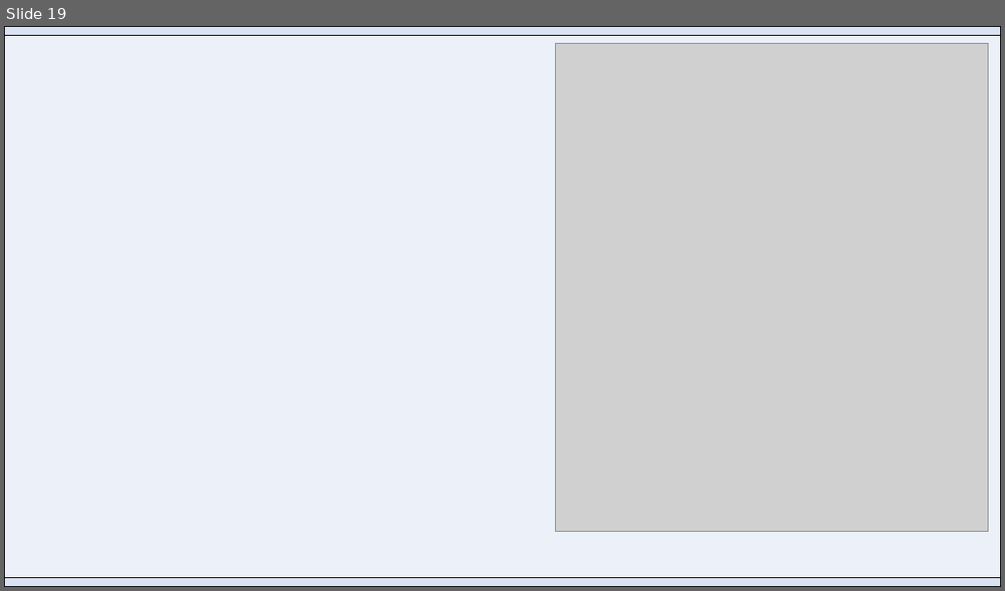
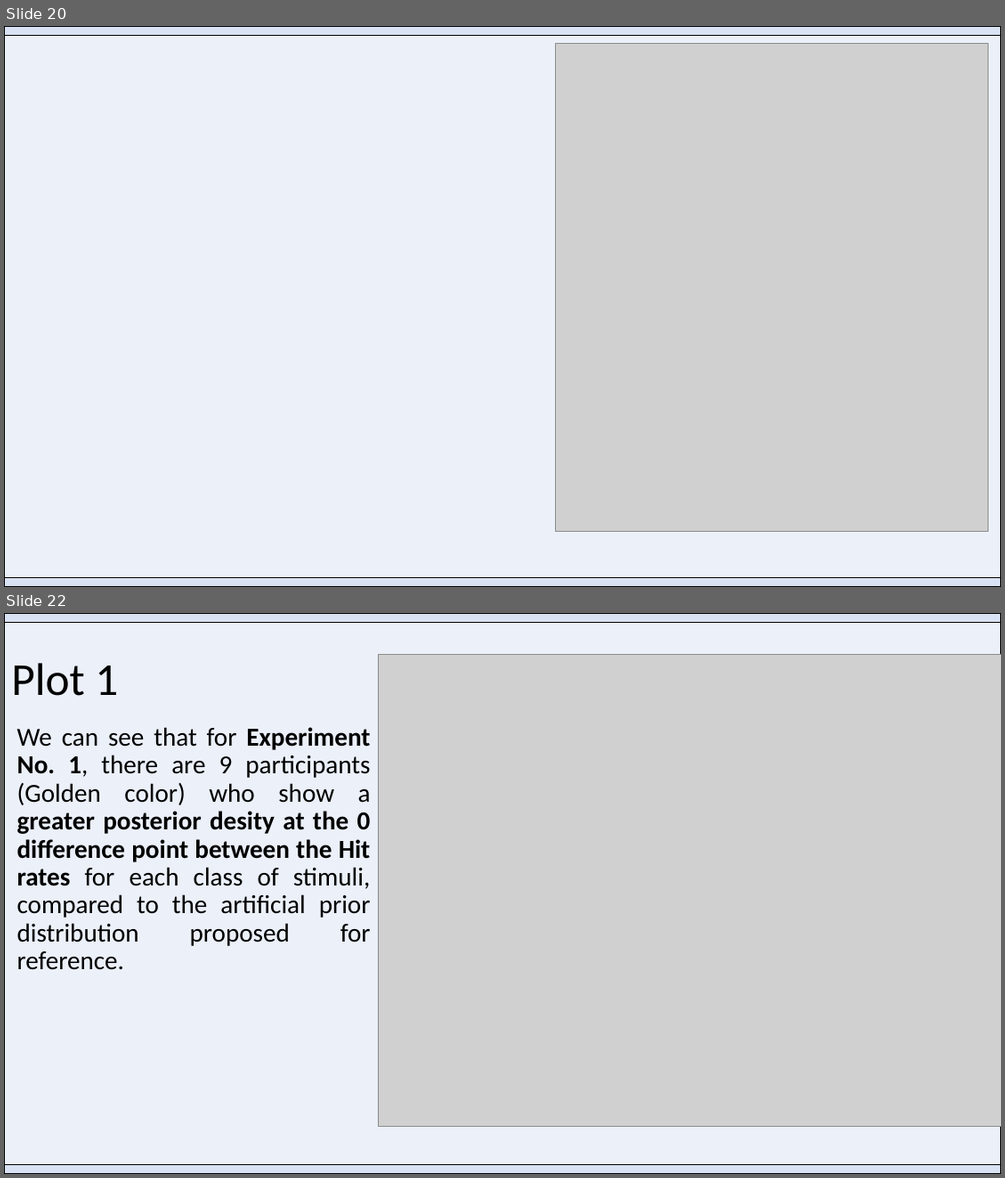
Before and after one commit to Adrifelcha/afchavez-019, a slide deck: MichaelLee/SDT Mirror Effect/Paper 1/BayesianSDTmodeling_Overview.pptx. Shown one above the other, each under a label of ours: slide 19 before the commit, slides 20 and 22 after it; the slides between them are not shown. The pictures are 1005x591 and 1005x1178 pixels, drawn with LibreOffice and Linux fonts; fonts in the diff are those of the drawing; grey boxes stand for pictures. Boxes give left, top, right and bottom in pixels: in the first picture for what was removed or moved away, otherwise in the second. Text is boxed around its words. In the diff, an @@ line names an element or a change of style, - is before the commit and + after.

```diff
--- a/MichaelLee/SDT Mirror Effect/Paper 1/BayesianSDTmodeling_Overview.pptx
+++ b/MichaelLee/SDT Mirror Effect/Paper 1/BayesianSDTmodeling_Overview.pptx
@@ slide 22 added at [4,613,1001,1174], background #FFFFFF @@
@@ rectangle added at [4,613,1001,1174], fill #EBF0F9, outline #000000 1 pt @@
@@ rectangle added at [4,613,1001,623], fill #DAE3F3, outline #000000 1 pt @@
@@ title added at [11,663,118,696], 44 pt, text #000000 @@
+Plot 1
@@ picture added at [378,655,1001,1127] @@
@@ text added at [17,727,371,970], 25 pt, text #000000 @@
+We can see that for Experiment No. 1, there are 9 participants (Golden color) who show a greater posterior desity at the 0 difference point between the Hit rates for each class of stimuli, compared to the artificial prior distribution proposed for reference.
@@ rectangle added at [4,1164,1001,1174], fill #DAE3F3, outline #000000 1 pt @@
@@ what was slide 19 is now slide 20 @@
```
Also in this commit, not shown: 8 slides changed, 15 other slides added, 1 slide removed, 17 other files.
